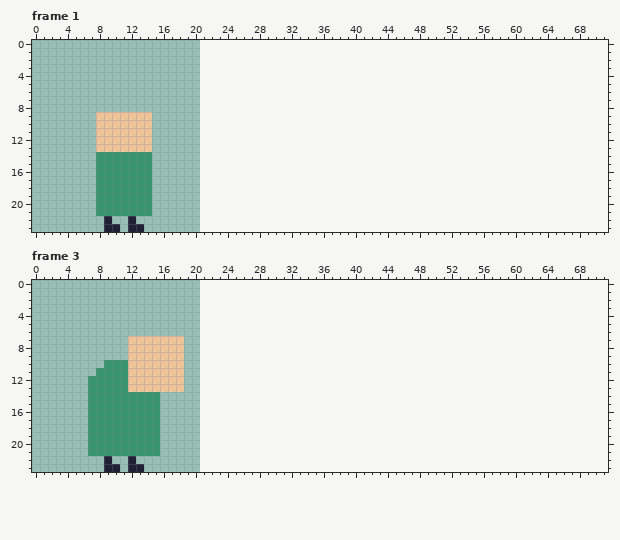
A pixel-art file gets an edit: aseprite/hero.aseprite. This is how it looked before the edit.
24x24 pixels, 4 frames. Shown: frame 1, frame 3. The old version is drawn lined up with the new one, on the new canvas. The commit also changed other frames, which this record leaves out.
After:
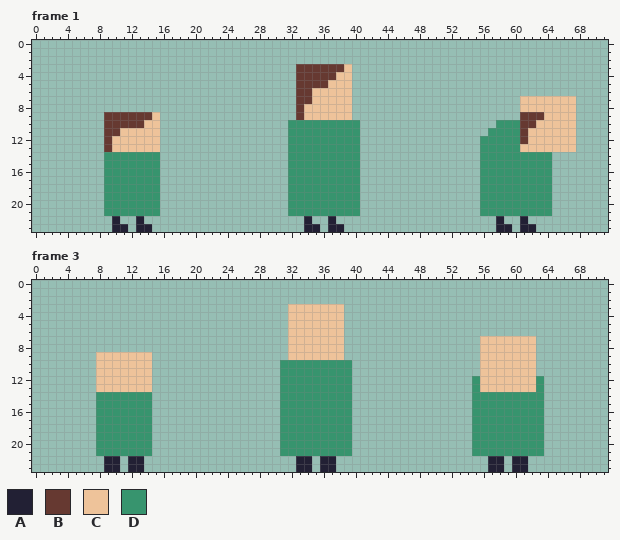
Palette (. is transparent): A #222034  B #663931  C #eec39a  D #37946e
What changed:
canvas 24x24 -> 72x24, the old top-left corner now at -3,0 (the part of the old canvas that was cut away was empty and is not shown)
Changed rows in their new state; - is an unchanged pixel.
Frame 1:
first column x 8:
 3 -------------------------BBBBBBC----------------------------
 4 -------------------------BBBBBCC----------------------------
 5 -------------------------BBBBCCC----------------------------
 6 -------------------------BBCCCCC----------------------------
 7 -------------------------BBCCCCC---------------------CCCCCCC
 8 -------------------------BCCCCCC---------------------CCCCCCC
 9 .BBBBBBC-----------------BCCCCCC---------------------BBBCCCC
10 .BBBBB-C----------------DDDDDDDDD-----------------DDDBBCCCCC
11 .BB----C----------------DDDDDDDDD----------------DDDDBCCCCCC
12 .B-----C----------------DDDDDDDDD---------------DDDDDBCCCCCC
13 .B-----C----------------DDDDDDDDD---------------DDDDDCCCCCCC
14 .------D----------------DDDDDDDDD---------------DDDDDDDDD---
15 .------D----------------DDDDDDDDD---------------DDDDDDDDD---
16 .------D----------------DDDDDDDDD---------------DDDDDDDDD---
17 .------D----------------DDDDDDDDD---------------DDDDDDDDD---
18 .------D----------------DDDDDDDDD---------------DDDDDDDDD---
19 .------D----------------DDDDDDDDD---------------DDDDDDDDD---
20 .------D----------------DDDDDDDDD---------------DDDDDDDDD---
21 .------D----------------DDDDDDDDD---------------DDDDDDDDD---
22 -.A-.A--------------------A--A--------------------A--A------
23 -.-A.-A-------------------AA-AA-------------------AA-AA-----
Frame 3:
first column x 7:
 3 -------------------------CCCCCCC-------------------------
 4 -------------------------CCCCCCC-------------------------
 5 -------------------------CCCCCCC-------------------------
 6 -------------------------CCCCCCC-------------------------
 7 -----.......-------------CCCCCCC-----------------CCCCCCC-
 8 -----.......-------------CCCCCCC-----------------CCCCCCC-
 9 -CCCC---....-------------CCCCCCC-----------------CCCCCCC-
10 -CCCC---....------------DDDDDDDDD----------------CCCCCCC-
11 -CCCC---....------------DDDDDDDDD----------------CCCCCCC-
12 .CCCC---....------------DDDDDDDDD---------------DCCCCCCCD
13 .CCCC---....------------DDDDDDDDD---------------DCCCCCCCD
14 .-------.---------------DDDDDDDDD---------------DDDDDDDDD
15 .-------.---------------DDDDDDDDD---------------DDDDDDDDD
16 .-------.---------------DDDDDDDDD---------------DDDDDDDDD
17 .-------.---------------DDDDDDDDD---------------DDDDDDDDD
18 .-------.---------------DDDDDDDDD---------------DDDDDDDDD
19 .-------.---------------DDDDDDDDD---------------DDDDDDDDD
20 .-------.---------------DDDDDDDDD---------------DDDDDDDDD
21 .-------.---------------DDDDDDDDD---------------DDDDDDDDD
22 ---A--A-------------------AA-AA-------------------AA-AA--
23 --------------------------AA-AA-------------------AA-AA--
Pixel boxes of the changes (left, top, right, bottom) in both pictures:
added: (288, 64, 360, 232)
added: (480, 96, 576, 232)
changed: (96, 112, 160, 232)
added: (280, 304, 352, 472)
changed: (88, 336, 184, 464)
added: (472, 336, 544, 472)
